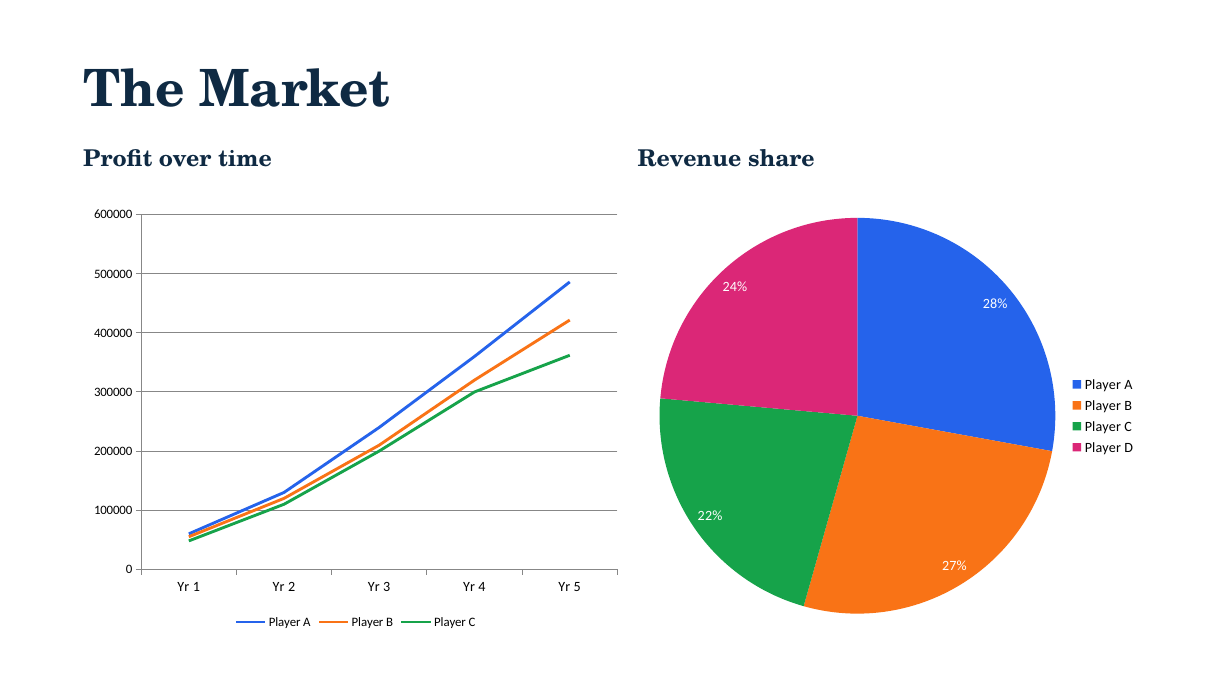
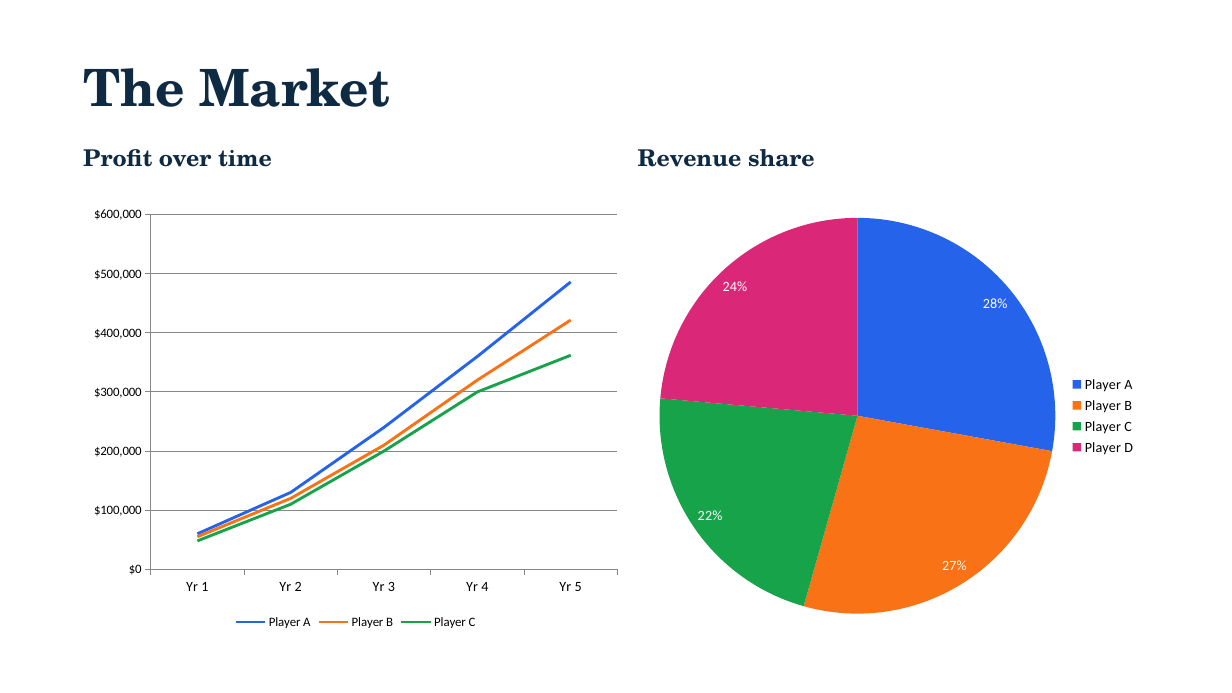
Before and after one commit to forio/dev-base-build, a slide deck: slide 5 of model/results-template.pptx. Drawn at 1232x693 pixels with LibreOffice and Linux fonts; fonts in the diff are those of the drawing. Boxes give left, top, right and bottom in pixels: in the first picture for what was removed or moved away, otherwise in the second. Text is boxed around its words. In the diff, an @@ line names an element or a change of style, - is before the commit and + after.

Commit message:
Template polish: currency axis formatting, bottom-pinned line labels, {{mustache}} text tokens
- Value axes now format as "$"#,##0 (bar + line)
- Line category (year) labels pinned to the bottom via tickLblPos=LOW so they
  don't ride the zero crossing when profit goes negative
- Switch text placeholders from ${token} to {{token}} (the convention the
  service actually substitutes); update README accordingly
- Remove throwaway text-probe diagnostic files

```diff
--- a/model/results-template.pptx
+++ b/model/results-template.pptx
@@ line chart at [83,199,628,633] @@
@@ category axis changed @@
@@ value axis changed @@
```
Also in this commit, not shown: 4 other slides changed, 2 other files.
